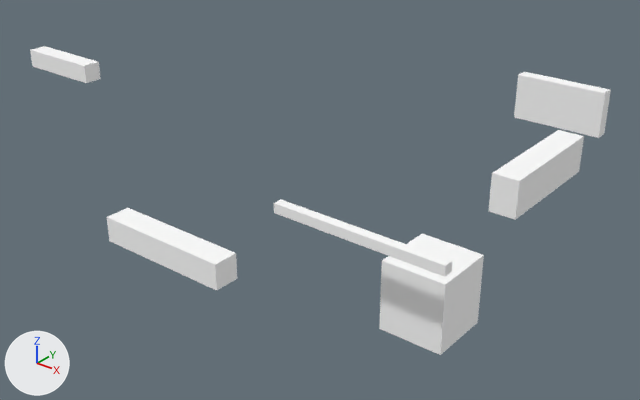
The glTF model assets/models/niveau/niveau_metal_rouille.gltf, before and after one commit.
Both versions are drawn from a 50 mm lens placed at (24.8, -40.4, 14.1), pointed at (3.8, -14.1, -2.1). Arrows for +X, +Y and +Z are at lower left; the lights stay in place. The first picture is the older version. Vertices at exactly the same position are counted once.

In view in the first picture: 'niveau_metal_rouille'.
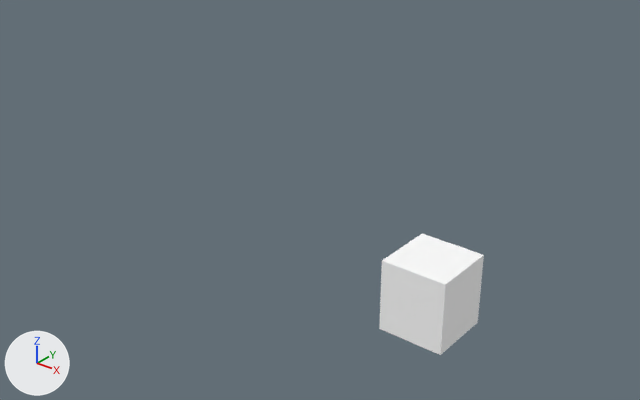
Location of each change, [x1, y1, x2, y2] in pixels of the pictures (640 x 400 px):
```json
{"object": "niveau_metal_rouille", "change": "reshaped", "before": [30, 46, 611, 355], "after": [379, 234, 484, 355], "on screen": "82% narrower, 61% shorter"}
{"part": 1, "of": "me_niveau_metal_rouille", "change": "deleted", "before": [514, 72, 611, 138]}
{"part": 2, "of": "me_niveau_metal_rouille", "change": "deleted", "before": [274, 200, 452, 277]}
{"part": 3, "of": "me_niveau_metal_rouille", "change": "deleted", "before": [489, 130, 584, 220]}
{"part": 4, "of": "me_niveau_metal_rouille", "change": "deleted", "before": [30, 46, 101, 83]}
{"part": 5, "of": "me_niveau_metal_rouille", "change": "deleted", "before": [107, 208, 237, 290]}
```

The change, as JSON lines over the scene's bpy script:
```json
{"block": "me_niveau_metal_rouille", "where": "# used by ob_niveau_metal_rouille; location = (0.0, 0.0, 0.0)"}
{"op": "remove", "block": "me_niveau_metal_rouille", "code": "me_niveau_metal_rouille.from_pydata(...)  # 48 vertices, 72 faces; spans x -15.5..15.7, y -24.4..-4.8, z 0.0..3.6"}
{"op": "add", "block": "me_niveau_metal_rouille", "code": "me_niveau_metal_rouille.from_pydata(...)  # 8 vertices, 12 faces; spans x 13.0..15.0, y -23.0..-21.0, z 0.0..2.2"}
{"block": "me_niveau_metal_rouille", "change": "me_niveau_metal_rouille part 1: the loose piece of 8 vertices spanning x 8.0..12.0, y -5.4..-4.8, z 0.0..2.0 is deleted"}
{"block": "me_niveau_metal_rouille", "change": "me_niveau_metal_rouille part 2: the loose piece of 8 vertices spanning x 10.3..15.7, y -24.3..-24.0, z 3.3..3.6 is deleted"}
{"block": "me_niveau_metal_rouille", "change": "me_niveau_metal_rouille part 3: the loose piece of 8 vertices spanning x 12.5..13.5, y -16.0..-11.0, z 0.8..2.2 is deleted"}
{"block": "me_niveau_metal_rouille", "change": "me_niveau_metal_rouille part 4: the loose piece of 8 vertices spanning x -15.5..-11.0, y -14.4..-13.5, z 0.0..0.9 is deleted"}
{"block": "me_niveau_metal_rouille", "change": "me_niveau_metal_rouille part 5: the loose piece of 8 vertices spanning x 3.0..8.0, y -24.4..-23.5, z 0.0..0.9 is deleted"}
```
